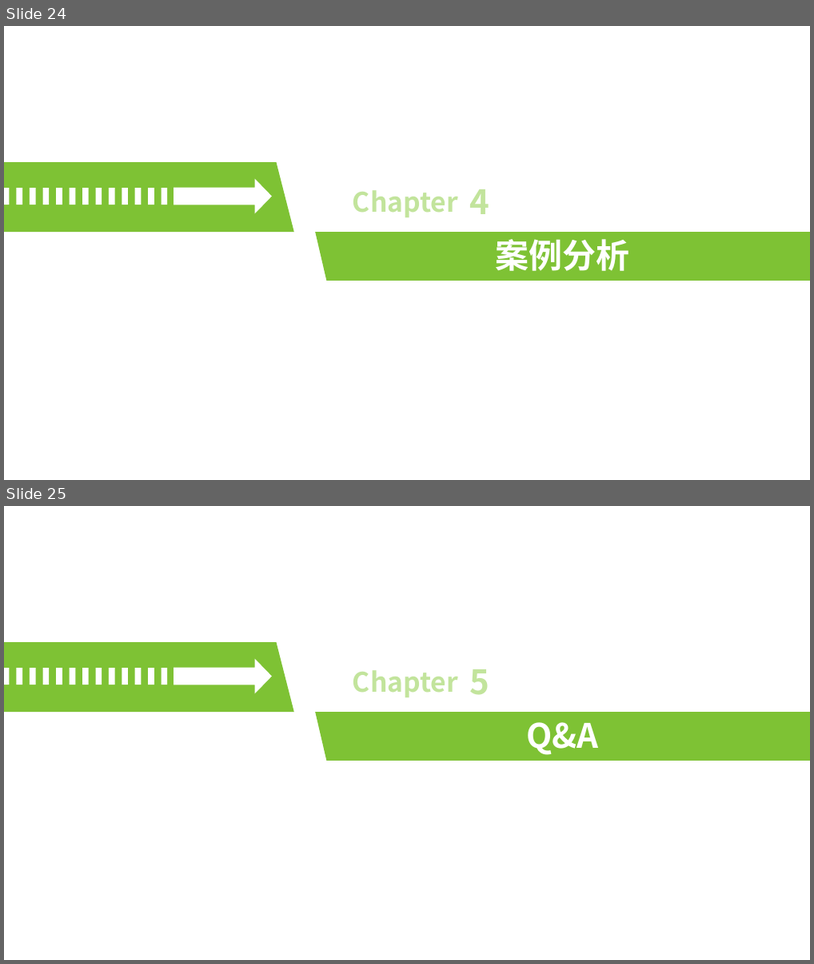
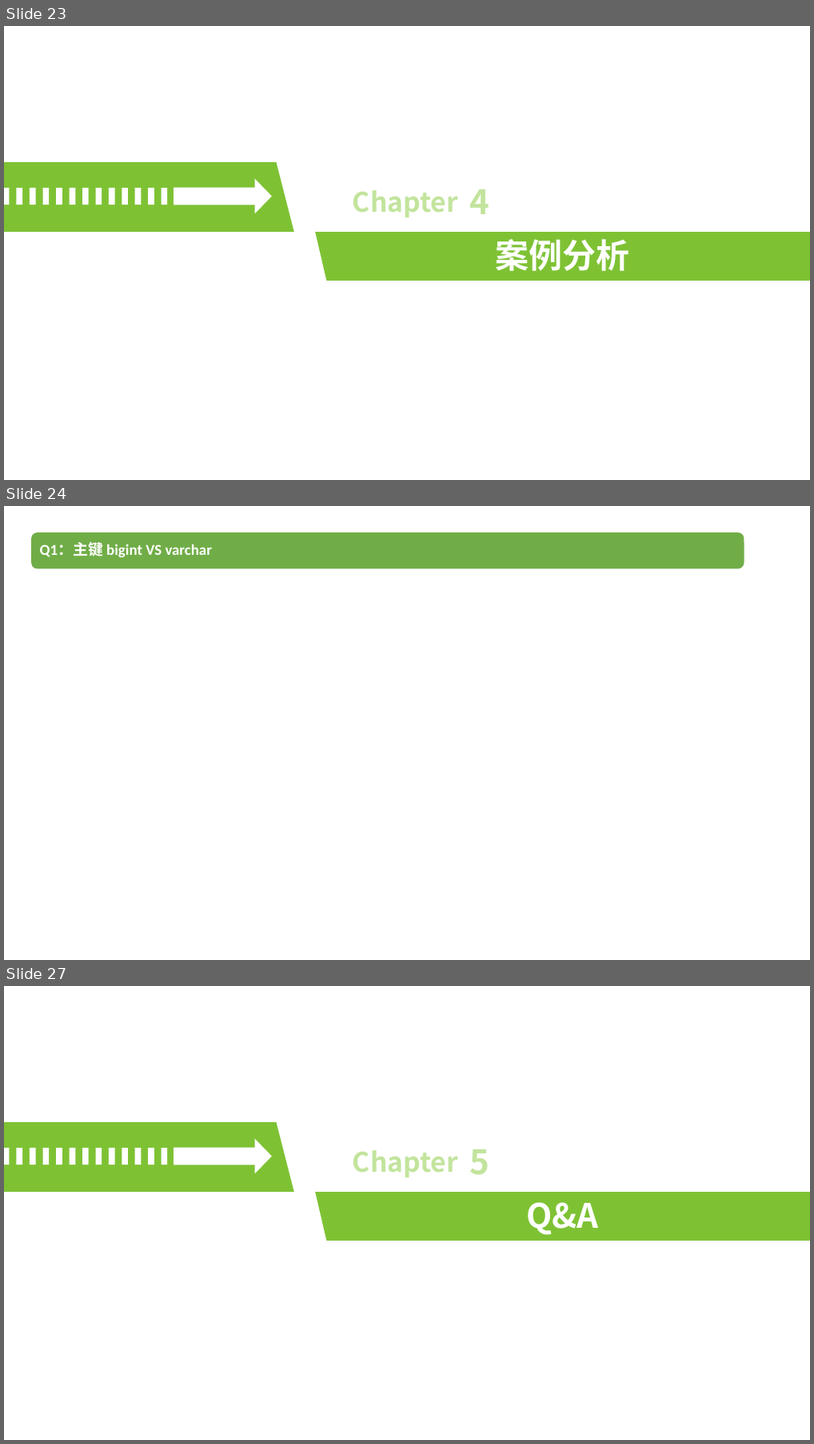
Before and after one commit to robertchengzy/kata, a slide deck: mysql-index.pptx. Shown one above the other, each under a label of ours: slides 24 and 25 before the commit, slides 23, 24 and 27 after it; the slides between them are not shown. The pictures are 814x964 and 814x1444 pixels, drawn with LibreOffice and Linux fonts; fonts in the diff are those of the drawing. Boxes give left, top, right and bottom in pixels: in the first picture for what was removed or moved away, otherwise in the second. Text is boxed around its words. In the diff, an @@ line names an element or a change of style, - is before the commit and + after.

```diff
--- a/mysql-index.pptx
+++ b/mysql-index.pptx
@@ slide 24 added at [4, 506, 810, 960], background #FFFFFF @@
@@ rounded rectangle added at [31, 532, 745, 569], fill #70AD47 @@
@@ text added at [40, 543, 212, 557], 18 pt, text #FFFFFF, bold @@
+Q1：主键 bigint VS varchar
@@ what was slide 24 is now slide 23 @@
@@ what was slide 25 is now slide 27 @@
```
Also in this commit, not shown: 5 slides changed, 2 other slides added, 1 slide removed, 1 other file.
